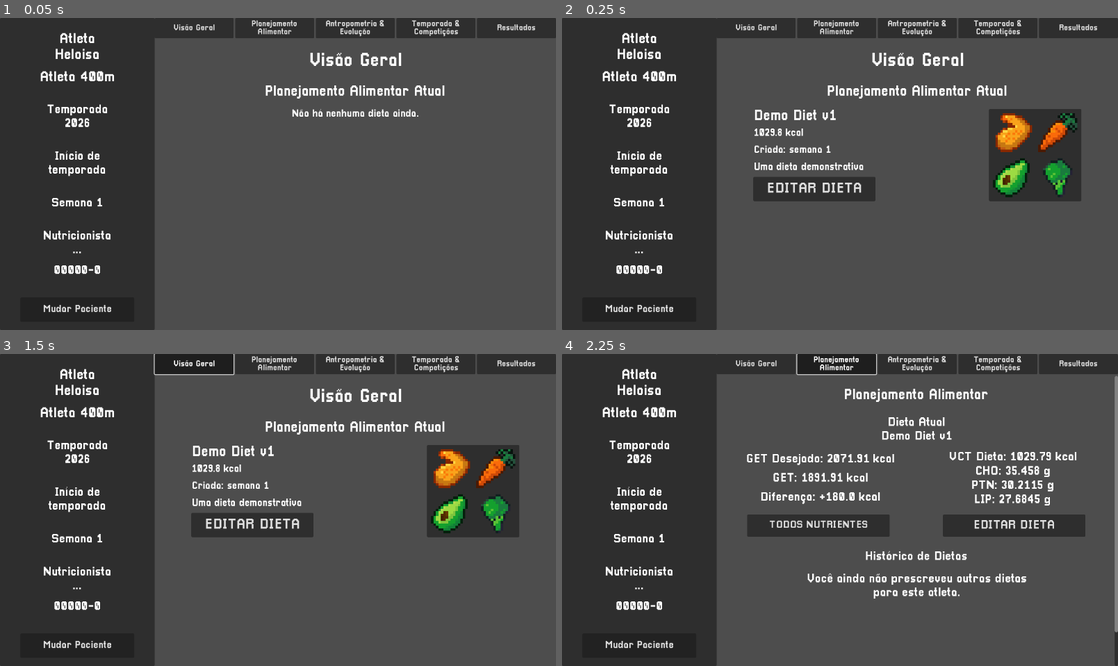
Above: before the commit, frames 1-4 (two rows, left to right).
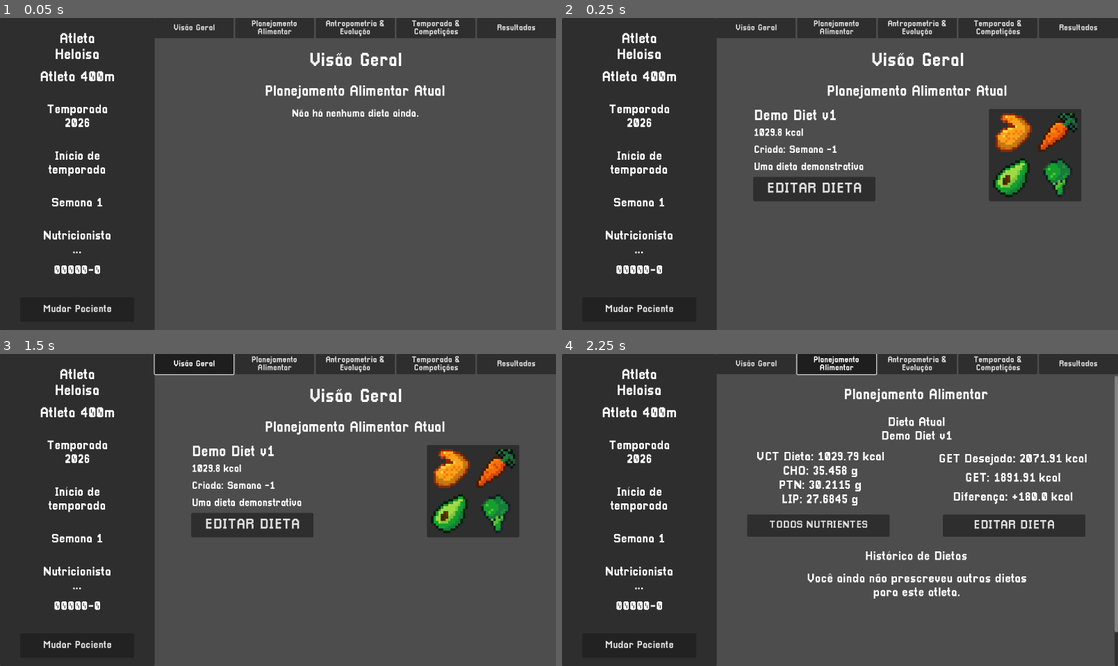
Above: after the commit, the same moments.

Repository: Deddon/simulador-de-esportistas
Game: Godot game, scene res://features/menus/main_menu/main_menu.tscn
Same seed, same stepped clock (60 frames per second), same inputs: the game is played once before the commit and once after it.
Inputs:
- Up to frame 1 (0.05 s): no input
- Up to frame 2 (0.25 s): no input
- Up to frame 3 (1.5 s): click "Mudar Paciente" at 0.5 s; click "Visão Geral" at 1.25 s
- Up to frame 4 (2.25 s): click "Planejamento Alimentar" at 2 s

Frame 1 is identical in both runs. In frame 2, 0.1% of the frame differs, in the area x 40-50%, y 40-44%; in frame 3, 0.1%; in frame 4, 2.9%, in the area x 33-95%, y 31-49%.

Commit message:
Add creation date to diet.

Diff:
--- a/features/food/diet.gd
+++ b/features/food/diet.gd
@@ -10,6 +10,7 @@
 	set = _set_new_name
 @export var _foods_in_diet: Array[Dictionary] = []
 @export var short_description: String
+@export var creation_date_week: int = -1
 
 
 func add_food(food: Food, food_weight_g: float) -> void:
--- a/features/menus/diet_editor/diet_editor.gd
+++ b/features/menus/diet_editor/diet_editor.gd
@@ -19,6 +19,7 @@
 var current_sportsman: Sportsman
 
 @onready var main_menu: MainMenu = get_tree().get_first_node_in_group("main_menu")
+@onready var game_watch: MainMenuGameWatch = get_tree().get_first_node_in_group("game_watch")
 
 
 func _ready() -> void:
@@ -49,6 +50,8 @@
 func clear_diet() -> void:
 	current_diet = Diet.new()
 	current_diet.diet_name = "New Diet from Editor"
+
+	current_diet.creation_date_week = int(floorf(game_watch.get_now_simulated_weeks()))
 
 	foods_in_diet_container.update_slots(current_diet)
 	diet_stats_container.reset_diet()
--- a/features/menus/main_menu/workspace/workspace_nodes_from_tabs/planejamento_alimentar.tscn
+++ b/features/menus/main_menu/workspace/workspace_nodes_from_tabs/planejamento_alimentar.tscn
@@ -101,6 +101,38 @@
 layout_mode = 2
 size_flags_vertical = 3
 
+[node name="MacrosValuesContainer" type="VBoxContainer" parent="ScrollContainer/MarginContainer/MainContainer/CurrentDietMargin/CurrentDietContainer/DietValuesContainer"]
+layout_mode = 2
+size_flags_horizontal = 3
+
+[node name="VCTDieta" type="Label" parent="ScrollContainer/MarginContainer/MainContainer/CurrentDietMargin/CurrentDietContainer/DietValuesContainer/MacrosValuesContainer"]
+layout_mode = 2
+size_flags_vertical = 6
+text = "VCT Dieta: 2015.2 kcal"
+label_settings = SubResource("LabelSettings_nx6r7")
+horizontal_alignment = 1
+
+[node name="CHO" type="Label" parent="ScrollContainer/MarginContainer/MainContainer/CurrentDietMargin/CurrentDietContainer/DietValuesContainer/MacrosValuesContainer"]
+layout_mode = 2
+size_flags_vertical = 6
+text = "CHO: 300.0 g"
+label_settings = SubResource("LabelSettings_nx6r7")
+horizontal_alignment = 1
+
+[node name="PTN" type="Label" parent="ScrollContainer/MarginContainer/MainContainer/CurrentDietMargin/CurrentDietContainer/DietValuesContainer/MacrosValuesContainer"]
+layout_mode = 2
+size_flags_vertical = 6
+text = "PTN: 300.0 g"
+label_settings = SubResource("LabelSettings_nx6r7")
+horizontal_alignment = 1
+
+[node name="LIP" type="Label" parent="ScrollContainer/MarginContainer/MainContainer/CurrentDietMargin/CurrentDietContainer/DietValuesContainer/MacrosValuesContainer"]
+layout_mode = 2
+size_flags_vertical = 6
+text = "LIP : 300.0 g"
+label_settings = SubResource("LabelSettings_nx6r7")
+horizontal_alignment = 1
+
 [node name="DietCaloricValues" type="VBoxContainer" parent="ScrollContainer/MarginContainer/MainContainer/CurrentDietMargin/CurrentDietContainer/DietValuesContainer"]
 layout_mode = 2
 size_flags_horizontal = 3
@@ -123,38 +155,6 @@
 layout_mode = 2
 size_flags_vertical = 6
 text = "Diferença: +180.0 kcal"
-label_settings = SubResource("LabelSettings_nx6r7")
-horizontal_alignment = 1
-
-[node name="MacrosValuesContainer" type="VBoxContainer" parent="ScrollContainer/MarginContainer/MainContainer/CurrentDietMargin/CurrentDietContainer/DietValuesContainer"]
-layout_mode = 2
-size_flags_horizontal = 3
-
-[node name="VCTDieta" type="Label" parent="ScrollContainer/MarginContainer/MainContainer/CurrentDietMargin/CurrentDietContainer/DietValuesContainer/MacrosValuesContainer"]
-layout_mode = 2
-size_flags_vertical = 6
-text = "VCT Dieta: 2015.2 kcal"
-label_settings = SubResource("LabelSettings_nx6r7")
-horizontal_alignment = 1
-
-[node name="CHO" type="Label" parent="ScrollContainer/MarginContainer/MainContainer/CurrentDietMargin/CurrentDietContainer/DietValuesContainer/MacrosValuesContainer"]
-layout_mode = 2
-size_flags_vertical = 6
-text = "CHO: 300.0 g"
-label_settings = SubResource("LabelSettings_nx6r7")
-horizontal_alignment = 1
-
-[node name="PTN" type="Label" parent="ScrollContainer/MarginContainer/MainContainer/CurrentDietMargin/CurrentDietContainer/DietValuesContainer/MacrosValuesContainer"]
-layout_mode = 2
-size_flags_vertical = 6
-text = "PTN: 300.0 g"
-label_settings = SubResource("LabelSettings_nx6r7")
-horizontal_alignment = 1
-
-[node name="LIP" type="Label" parent="ScrollContainer/MarginContainer/MainContainer/CurrentDietMargin/CurrentDietContainer/DietValuesContainer/MacrosValuesContainer"]
-layout_mode = 2
-size_flags_vertical = 6
-text = "LIP : 300.0 g"
 label_settings = SubResource("LabelSettings_nx6r7")
 horizontal_alignment = 1
 
--- a/features/menus/main_menu/workspace/workspace_nodes_from_tabs/visao_geral_diet_stats/visao_geral_diet_stats.gd
+++ b/features/menus/main_menu/workspace/workspace_nodes_from_tabs/visao_geral_diet_stats/visao_geral_diet_stats.gd
@@ -4,8 +4,8 @@
 
 @export var name_label: Label
 @export var energy_label: Label
+@export var creation_date_label: Label
 @export var description_label: Label
-@export var creation_date_label: Label
 @export var foods_texture_grid_container: GridContainer
 
 var current_diet: Diet
@@ -31,6 +31,7 @@
 
 	name_label.text = current_diet.diet_name
 	energy_label.text = str(snappedf(current_diet.calculate_energy(), 0.1), " kcal")
+	creation_date_label.text = str("Criada: Semana ", current_diet.creation_date_week)
 	description_label.text = current_diet.short_description
 
 	var diet_foods: Array[Dictionary] = current_diet.get_foods()
--- a/features/menus/main_menu/workspace/workspace_nodes_from_tabs/visao_geral_diet_stats/visao_geral_diet_stats.tscn
+++ b/features/menus/main_menu/workspace/workspace_nodes_from_tabs/visao_geral_diet_stats/visao_geral_diet_stats.tscn
@@ -8,12 +8,12 @@
 [sub_resource type="LabelSettings" id="LabelSettings_m0xg2"]
 font_size = 25
 
-[node name="VisaoGeralDietStats" type="HBoxContainer" node_paths=PackedStringArray("name_label", "energy_label", "description_label", "creation_date_label", "foods_texture_grid_container")]
+[node name="VisaoGeralDietStats" type="HBoxContainer" node_paths=PackedStringArray("name_label", "energy_label", "creation_date_label", "description_label", "foods_texture_grid_container")]
 script = ExtResource("1_kr7u1")
 name_label = NodePath("DietStatsMargin/DietStatsContainer/DietName")
 energy_label = NodePath("DietStatsMargin/DietStatsContainer/DietEnergy")
+creation_date_label = NodePath("DietStatsMargin/DietStatsContainer/CreationDate")
 description_label = NodePath("DietStatsMargin/DietStatsContainer/DietDescription")
-creation_date_label = NodePath("DietStatsMargin/DietStatsContainer/CreationDate")
 foods_texture_grid_container = NodePath("BackgroundPanel/GridContainer")
 
 [node name="DietStatsMargin" type="MarginContainer" parent="."]
--- a/project.godot
+++ b/project.godot
@@ -36,6 +36,11 @@
 "res://tests/": "blue"
 }
 
+[global_group]
+
+game_watch=""
+main_menu=""
+
 [input]
 
 pause={
